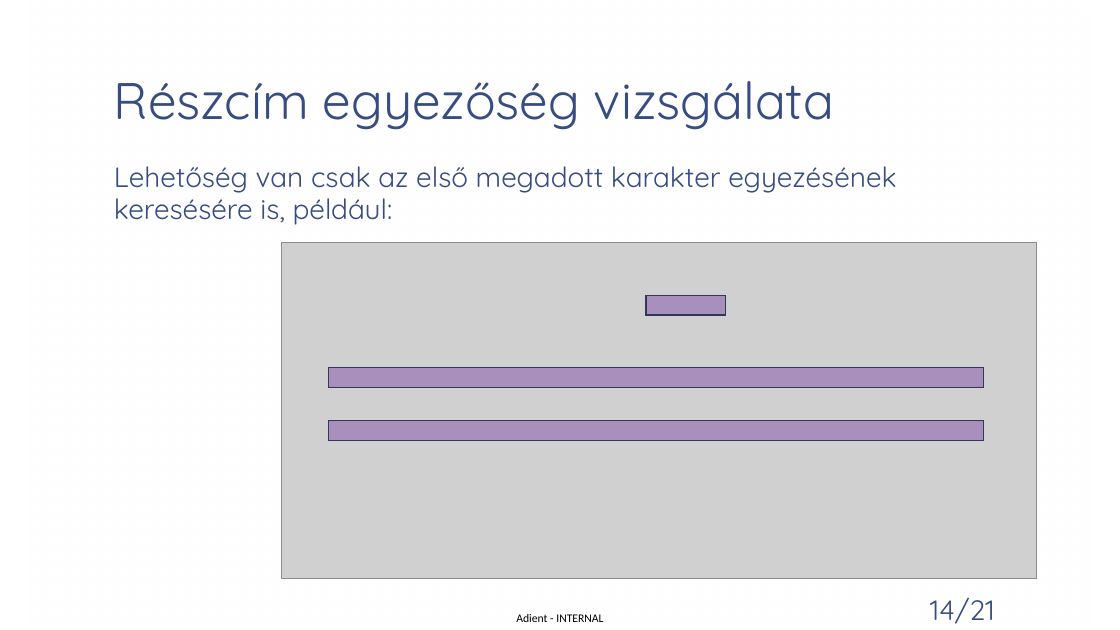
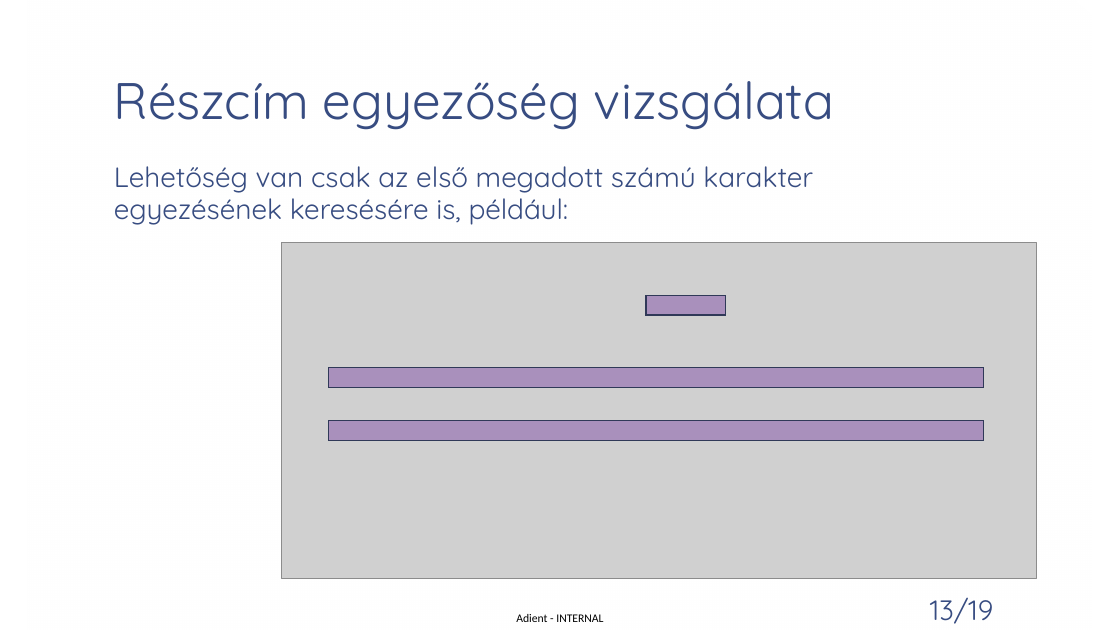
Before and after one commit to patmik2012/PubSync, a slide deck: slide 14 of Publikációs listák szinkronizálása.pptx. Drawn at 1120x630 pixels with LibreOffice and Linux fonts; fonts in the diff are those of the drawing; grey boxes stand for pictures; background and template pictures are left out. Boxes give left, top, right and bottom in pixels: in the first picture for what was removed or moved away, otherwise in the second. Text is boxed around its words. In the diff, an @@ line names an element or a change of style, - is before the commit and + after.

```diff
--- a/Publikációs listák szinkronizálása.pptx
+++ b/Publikációs listák szinkronizálása.pptx
@@ text at [114, 166, 813, 225]: text changed @@
-Lehetőség van csak az első megadott karakter egyezésének keresésére is, például:
+Lehetőség van csak az első megadott számú karakter egyezésének keresésére is, például:
@@ page number at [930, 597, 993, 624]: text changed @@
-14/21
+13/19
```
Also in this commit, not shown: 7 other slides changed, 1 other file.
